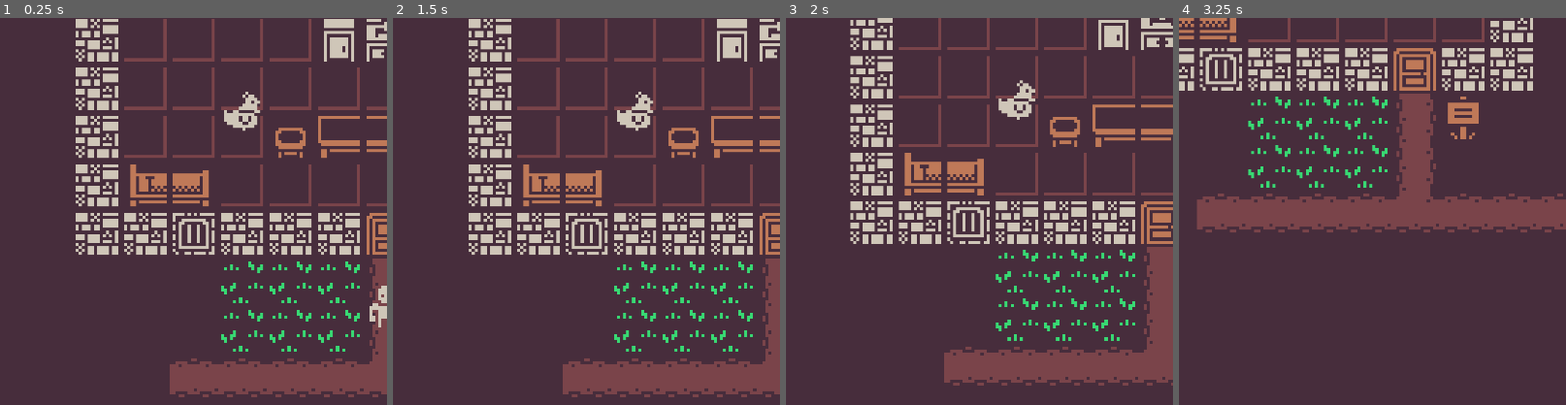
Above: before the commit, frames 1-4 (left to right).
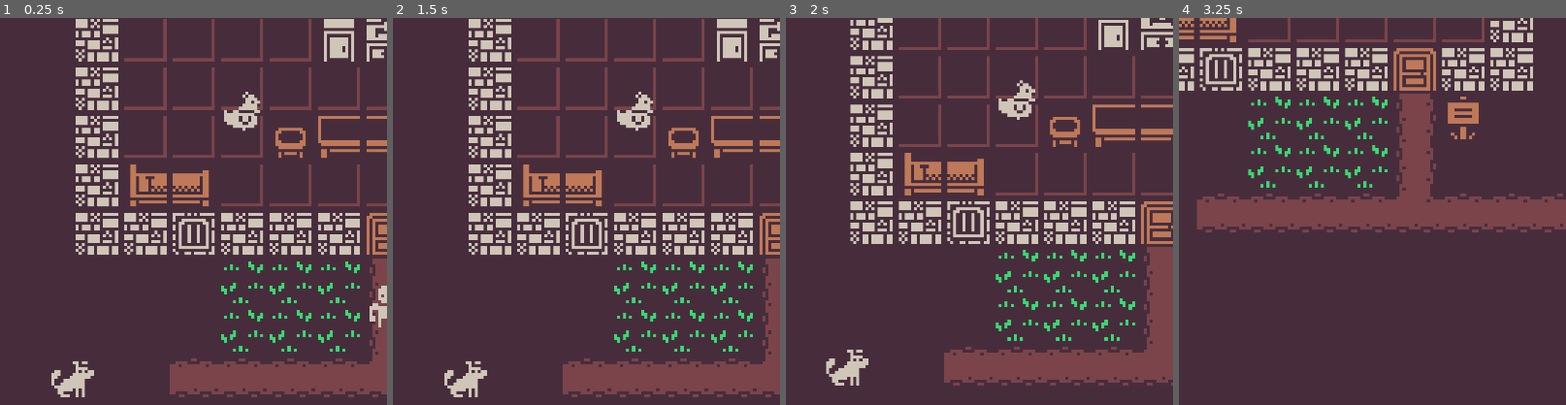
Above: after the commit, the same moments.

Repository: ojread/adventureland
Game: Godot game, scene res://scenes/world/world.tscn
Same seed, same stepped clock (60 frames per second), same inputs: the game is played once before the commit and once after it.
Inputs (mouse positions are % of the whole screen's width and height, from its top left):
- Up to frame 1 (0.25 s): no input
- Up to frame 2 (1.5 s): tap Enter at 0.5 s; drag from (50, 50) to (60, 28) at 0.52 s; tap Space at 1.25 s; drag from (94, 97) to (45, 70) at 1.27 s
- Up to frame 3 (2 s): no input
- Up to frame 4 (3.25 s): move the mouse to (86, 89) at 2.02 s; press the mouse at (86, 89) at 2.03 s; release the mouse at (86, 89) at 2.75 s; drag from (16, 9) to (20, 35) at 2.77 s
The pictures show only the part of the screen within x 0-50%, y 13-63%; the shares and areas given below are measured in that part.

The runs differ from the first frame. In frame 1, 0.5% of the frame differs, in the area x 13-25%, y 88-98%; in frame 2, 0.5%; in frame 3, 0.5%, in the area x 10-22%, y 85-95%; in frame 4, nothing differs.

Commit message:
First attempt at beehave

Diff:
--- /dev/null
+++ b/actors/dog.tscn
@@ -0,0 +1,15 @@
+[gd_scene load_steps=5 format=3 uid="uid://dex1bflk84ykr"]
+
+[ext_resource type="PackedScene" uid="uid://cpt740r17ray8" path="res://lib/actor.tscn" id="1_rj50d"]
+[ext_resource type="PackedScene" uid="uid://2yqpo2jqwqgn" path="res://lib/sprite.tscn" id="2_yuekb"]
+[ext_resource type="Texture2D" uid="uid://coxelqiujw4kk" path="res://assets/colored-transparent_packed.png" id="3_evh70"]
+
+[sub_resource type="AtlasTexture" id="AtlasTexture_8q2ld"]
+resource_local_to_scene = true
+atlas = ExtResource("3_evh70")
+region = Rect2(496, 112, 16, 16)
+
+[node name="Dog" instance=ExtResource("1_rj50d")]
+
+[node name="Sprite" parent="." index="3" instance=ExtResource("2_yuekb")]
+texture = SubResource("AtlasTexture_8q2ld")
--- /dev/null
+++ b/behaviours/if_near_actor.gd
@@ -0,0 +1,10 @@
+extends ConditionLeaf
+
+@export var target_actor: Actor
+@export var range: float
+
+func tick(actor, _blackboard):
+	if actor.position.distance_to(target_actor.position) < range:
+		return SUCCESS
+	else:
+		return FAILURE
--- /dev/null
+++ b/behaviours/if_not_moving.gd
@@ -0,0 +1,8 @@
+extends ConditionLeaf
+
+func tick(actor, _blackboard):
+	if actor.nav.is_navigation_finished():
+		print("not moving")
+		return SUCCESS
+	else:
+		return FAILURE
--- /dev/null
+++ b/behaviours/move_to.gd
@@ -0,0 +1,15 @@
+extends ActionLeaf
+
+@export var target: Vector2
+
+func tick(actor, _blackboard):
+	if actor.nav.is_target_reached():
+		print("done")
+		return SUCCESS
+
+	if actor.cant_do_your_action:
+		return FAILURE
+
+	print("Moving to ", target)
+	actor.set_target_position(target)
+	return RUNNING
--- /dev/null
+++ b/behaviours/move_to_actor.gd
@@ -0,0 +1,13 @@
+extends ActionLeaf
+
+@export var target_actor: Actor
+
+func tick(actor, _blackboard):
+	actor.set_target_position(target_actor.position, true)
+
+	if actor.nav.is_navigation_finished():
+		return SUCCESS
+	#if actor.cant_do_your_action:
+		#return FAILURE
+	else:
+		return RUNNING
--- /dev/null
+++ b/behaviours/wander.gd
@@ -0,0 +1,22 @@
+extends ActionLeaf
+
+@export var range: int
+
+func tick(actor, _blackboard):
+	if actor.nav.is_navigation_finished():
+		print("finished")
+		return SUCCESS
+
+	#if actor.cant_do_your_action:
+		#return FAILURE
+
+	var start_pos = actor.position
+	var x = randf_range(start_pos.x - range, start_pos.x + range)
+	var y = randf_range(start_pos.y - range, start_pos.y + range)
+
+	_blackboard.target_pos = Vector2(x, y)
+
+	print("Moving to ", _blackboard.target_pos)
+	actor.set_target_position(Vector2(x, y))
+
+	return RUNNING
--- a/actors/actor.tscn
+++ b/lib/actor.tscn
@@ -1,6 +1,6 @@
 [gd_scene load_steps=3 format=3 uid="uid://cpt740r17ray8"]
 
-[ext_resource type="Script" uid="uid://c78smxtkru6cx" path="res://actors/actor.gd" id="1_7uh2j"]
+[ext_resource type="Script" uid="uid://c78smxtkru6cx" path="res://lib/actor.gd" id="1_7uh2j"]
 
 [sub_resource type="CircleShape2D" id="CircleShape2D_8lauh"]
 radius = 7.0
--- a/components/character_controller.tscn
+++ b/lib/character_controller.tscn
@@ -1,6 +1,6 @@
 [gd_scene load_steps=2 format=3 uid="uid://dxtwdtcrefup0"]
 
-[ext_resource type="Script" uid="uid://c5k3si0cxuwvu" path="res://components/character_controller.gd" id="1_joakw"]
+[ext_resource type="Script" uid="uid://c5k3si0cxuwvu" path="res://lib/character_controller.gd" id="1_joakw"]
 
 [node name="CharacterController" type="Node" groups=["CharacterController"]]
 script = ExtResource("1_joakw")
--- a/components/player_controller.tscn
+++ b/lib/player_controller.tscn
@@ -1,6 +1,6 @@
 [gd_scene load_steps=2 format=3 uid="uid://x13262xwnlde"]
 
-[ext_resource type="Script" uid="uid://uw6cy38jualt" path="res://components/player_controller.gd" id="1_a5dsc"]
+[ext_resource type="Script" uid="uid://uw6cy38jualt" path="res://lib/player_controller.gd" id="1_a5dsc"]
 
 [node name="PlayerController" type="Node" groups=["PlayerController"]]
 script = ExtResource("1_a5dsc")
--- a/scenes/world/world.tscn
+++ b/scenes/world/world.tscn
@@ -1,14 +1,20 @@
-[gd_scene load_steps=14 format=4 uid="uid://bwnk0r0e1mvs5"]
+[gd_scene load_steps=20 format=4 uid="uid://bwnk0r0e1mvs5"]
 
 [ext_resource type="Script" uid="uid://crwkgxtew77cp" path="res://scenes/world/world.gd" id="1_4wyf3"]
 [ext_resource type="TileSet" uid="uid://chu0q3jvmof12" path="res://resources/tile_set.tres" id="2_4wyf3"]
 [ext_resource type="Script" uid="uid://dbvqkb1vnikqn" path="res://scenes/world/map.gd" id="3_bq33v"]
-[ext_resource type="PackedScene" uid="uid://x13262xwnlde" path="res://components/player_controller.tscn" id="4_71j4m"]
-[ext_resource type="PackedScene" uid="uid://cpt740r17ray8" path="res://actors/actor.tscn" id="4_k0juu"]
-[ext_resource type="PackedScene" uid="uid://2yqpo2jqwqgn" path="res://components/sprite.tscn" id="5_71j4m"]
+[ext_resource type="PackedScene" uid="uid://x13262xwnlde" path="res://lib/player_controller.tscn" id="4_71j4m"]
+[ext_resource type="PackedScene" uid="uid://cpt740r17ray8" path="res://lib/actor.tscn" id="4_k0juu"]
+[ext_resource type="PackedScene" uid="uid://2yqpo2jqwqgn" path="res://lib/sprite.tscn" id="5_71j4m"]
 [ext_resource type="Texture2D" uid="uid://coxelqiujw4kk" path="res://assets/colored-transparent_packed.png" id="7_j2gmx"]
-[ext_resource type="PackedScene" uid="uid://dxtwdtcrefup0" path="res://components/character_controller.tscn" id="8_1yooq"]
+[ext_resource type="PackedScene" uid="uid://dxtwdtcrefup0" path="res://lib/character_controller.tscn" id="8_1yooq"]
 [ext_resource type="Texture2D" uid="uid://cxt2btwn27du0" path="res://resources/mono_trans_atlas.tres" id="8_j2gmx"]
+[ext_resource type="PackedScene" uid="uid://dex1bflk84ykr" path="res://actors/dog.tscn" id="9_gb53w"]
+[ext_resource type="Script" uid="uid://weem8jao4vjf" path="res://addons/beehave/nodes/beehave_tree.gd" id="10_umvgx"]
+[ext_resource type="Script" uid="uid://b0e1nbno8c3n8" path="res://addons/beehave/nodes/composites/sequence.gd" id="11_mxkvs"]
+[ext_resource type="Script" uid="uid://b0xmvglomy8xh" path="res://behaviours/if_near_actor.gd" id="12_m114p"]
+[ext_resource type="Script" uid="uid://cbfwpyugud3t3" path="res://behaviours/move_to_actor.gd" id="13_mxkvs"]
+[ext_resource type="Script" uid="uid://dhhva4gyx5co4" path="res://addons/beehave/blackboard.gd" id="14_71ii3"]
 
 [sub_resource type="AtlasTexture" id="AtlasTexture_1yooq"]
 resource_local_to_scene = true
@@ -80,6 +86,34 @@
 
 [node name="CharacterController" parent="Map/Chicken" instance=ExtResource("8_1yooq")]
 
+[node name="Dog" parent="Map" instance=ExtResource("9_gb53w")]
+position = Vector2(48, 184)
+
+[node name="BeehaveTree" type="Node" parent="Map/Dog" node_paths=PackedStringArray("blackboard", "actor")]
+script = ExtResource("10_umvgx")
+blackboard = NodePath("@Node@122911")
+actor = NodePath("..")
+metadata/_custom_type_script = "uid://weem8jao4vjf"
+
+[node name="SequenceComposite" type="Node" parent="Map/Dog/BeehaveTree"]
+script = ExtResource("11_mxkvs")
+metadata/_custom_type_script = "uid://b0e1nbno8c3n8"
+
+[node name="IfNearActor" type="Node" parent="Map/Dog/BeehaveTree/SequenceComposite" node_paths=PackedStringArray("target_actor")]
+script = ExtResource("12_m114p")
+target_actor = NodePath("../../../../Player")
+range = 64.0
+metadata/_custom_type_script = "uid://dgyne068nhavm"
+
+[node name="MoveToActor" type="Node" parent="Map/Dog/BeehaveTree/SequenceComposite" node_paths=PackedStringArray("target_actor")]
+script = ExtResource("13_mxkvs")
+target_actor = NodePath("../../../../Player")
+metadata/_custom_type_script = "uid://0jjmt61f7drv"
+
 [node name="Target" type="Sprite2D" parent="."]
 visible = false
 texture = ExtResource("8_j2gmx")
+
+[node name="Blackboard" type="Node" parent="."]
+script = ExtResource("14_71ii3")
+metadata/_custom_type_script = "uid://dhhva4gyx5co4"
Not shown, added: behaviours/if_near_actor.gd.uid
Not shown, added: behaviours/if_not_moving.gd.uid
Not shown, added: behaviours/move_to.gd.uid
Not shown, added: behaviours/move_to_actor.gd.uid
Not shown, added: behaviours/wander.gd.uid
Renamed: actors/actor.gd -> lib/actor.gd
Renamed: actors/actor.gd.uid -> lib/actor.gd.uid
Renamed: components/character_controller.gd -> lib/character_controller.gd
Renamed: components/character_controller.gd.uid -> lib/character_controller.gd.uid
Renamed: components/player_controller.gd -> lib/player_controller.gd
Renamed: components/player_controller.gd.uid -> lib/player_controller.gd.uid
Renamed: components/sprite.tscn -> lib/sprite.tscn
